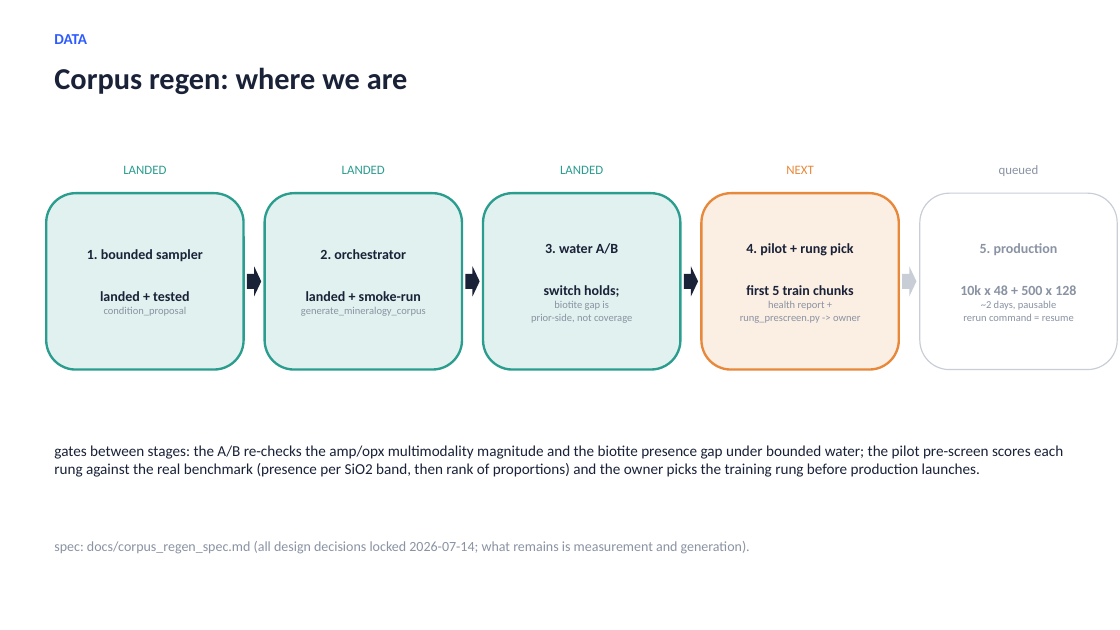
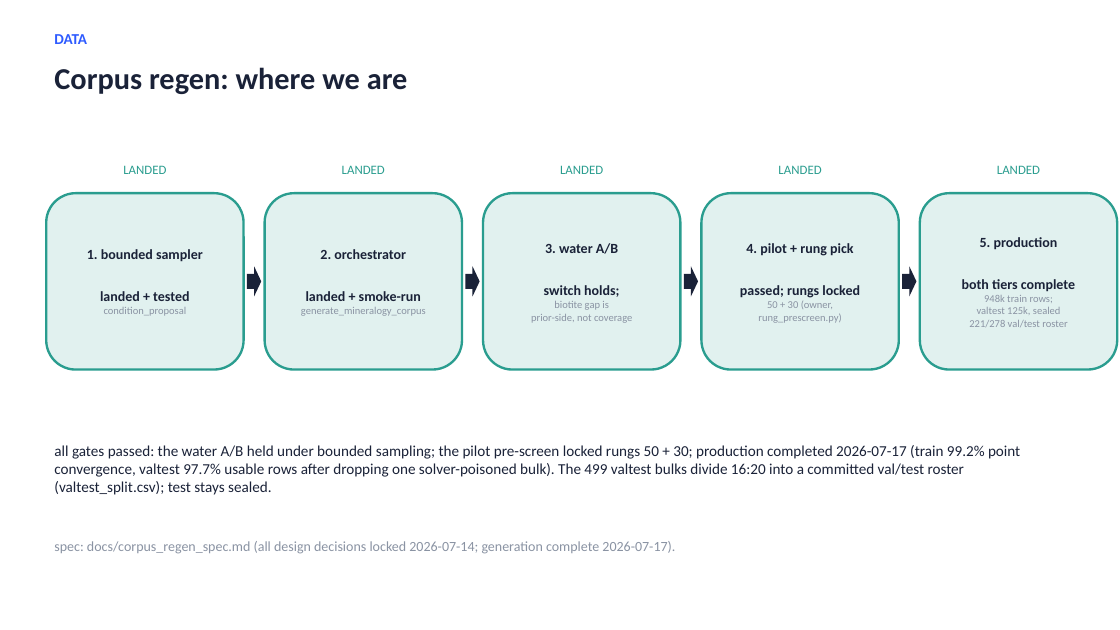
Before and after one commit to matthew-j-liu/phasecast, a slide deck: slide 5 of slides/overview.pptx. Drawn at 1120x630 pixels with LibreOffice and Linux fonts; fonts in the diff are those of the drawing. Boxes give left, top, right and bottom in pixels: in the first picture for what was removed or moved away, otherwise in the second. Text is boxed around its words. In the diff, an @@ line names an element or a change of style, - is before the commit and + after.

Commit message:
with valtest corpus generation complete, swapped that in for the previous split on train (Whereby 80% of train was used to train and 20% used for the quality control evals and plots. updated slides, docs, tests, etc. accordingly. no major changes in conclusions, though stronger on amphibole strengthens intuition on previous exploration re: bimodality, conditioning mode prediction on the set of predicted minerals, and mixture of distribution prediction

```diff
--- a/slides/overview.pptx
+++ b/slides/overview.pptx
@@ text at (778,165,821,174): text changed; text colour #E8883A to #2A9D8F @@
-NEXT
+LANDED
@@ text at (997,165,1040,174): text changed; text colour #8A93A3 to #2A9D8F @@
-queued
+LANDED
@@ rounded rectangle "4. pilot + rung pick" at (702,193,899,370): fill #FBEEE3 to #E1F1EF; outline #E8883A 2 pt to #2A9D8F 2 pt @@
@@ rounded rectangle "5. production" at (920,193,1117,370): fill #FFFFFF to #E1F1EF; outline #C8CDD6 1 pt to #2A9D8F 2 pt @@
@@ text in rounded rectangle at (980,237,1058,250): text colour #8A93A3 to #1A2238 in "5. production" @@
@@ right arrow at (902,266,917,297): fill #C8CDD6 to #1A2238 @@
@@ text in rounded rectangle at (740,285,860,323): text changed @@
-first 5 train chunks
-health report +
-rung_prescreen.py -> owner
+passed; rungs locked
+50 + 30 (owner,
+rung_prescreen.py)
@@ text in rounded rectangle at (962,279,1075,327): text changed @@
-10k x 48 + 500 x 128
-~2 days, pausable
-rerun command = resume
+both tiers complete
+948k train rows;
+valtest 125k, sealed
+221/278 val/test roster
@@ text at (54,445,1020,495): text changed @@
-gates between stages: the A/B re-checks the amp/opx multimodality magnitude and the biotite presence gap under bounded water; the pilot pre-screen scores each rung against the real benchmark (presence per SiO2 band, then rank of proportions) and the owner picks the training rung before production launches.
+all gates passed: the water A/B held under bounded sampling; the pilot pre-screen locked rungs 50 + 30; production completed 2026-07-17 (train 99.2% point convergence, valtest 97.7% usable rows after dropping one solver-poisoned bulk). The 499 valtest bulks divide 16:20 into a committed val/test roster (valtest_split.csv); test stays sealed.
@@ text at (54,541,675,554): text changed @@
-spec: docs/corpus_regen_spec.md (all design decisions locked 2026-07-14; what remains is measurement and generation).
+spec: docs/corpus_regen_spec.md (all design decisions locked 2026-07-14; generation complete 2026-07-17).
```
Also in this commit, not shown: 2 other slides changed, 16 other files.
